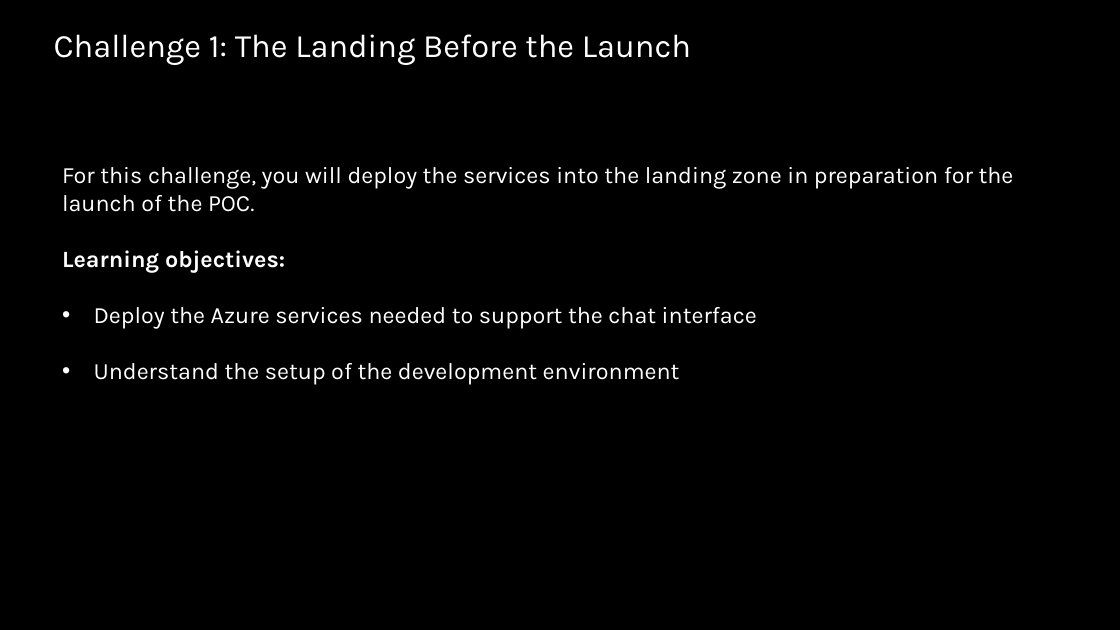
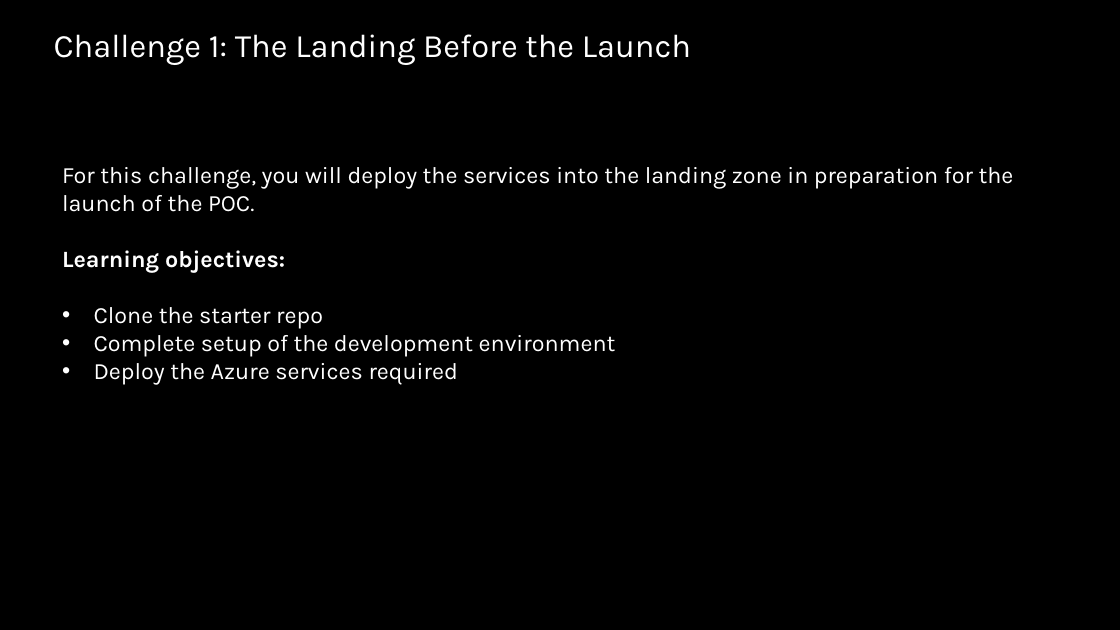
Before and after one commit to Azure/Build-Modern-AI-Apps-Hackathon, a slide deck: slide 13 of OpenAI_Cosmos_DB_Tech_Scenario_Attendee_Coach_Deck.pptx. Drawn at 1120x630 pixels with LibreOffice and Linux fonts; fonts in the diff are those of the drawing; background and template pictures are left out. Boxes give left, top, right and bottom in pixels: in the first picture for what was removed or moved away, otherwise in the second. Text is boxed around its words. In the diff, an @@ line names an element or a change of style, - is before the commit and + after.

```diff
--- a/OpenAI_Cosmos_DB_Tech_Scenario_Attendee_Coach_Deck.pptx
+++ b/OpenAI_Cosmos_DB_Tech_Scenario_Attendee_Coach_Deck.pptx
@@ text at (94,307,616,385): text changed @@
-• Deploy the Azure services needed to support the chat interface
-• Understand the setup of the development environment
+• Clone the starter repo
+• Complete setup of the development environment
+• Deploy the Azure services required
```
Also in this commit, not shown: 2 other slides changed, 2 other files.
